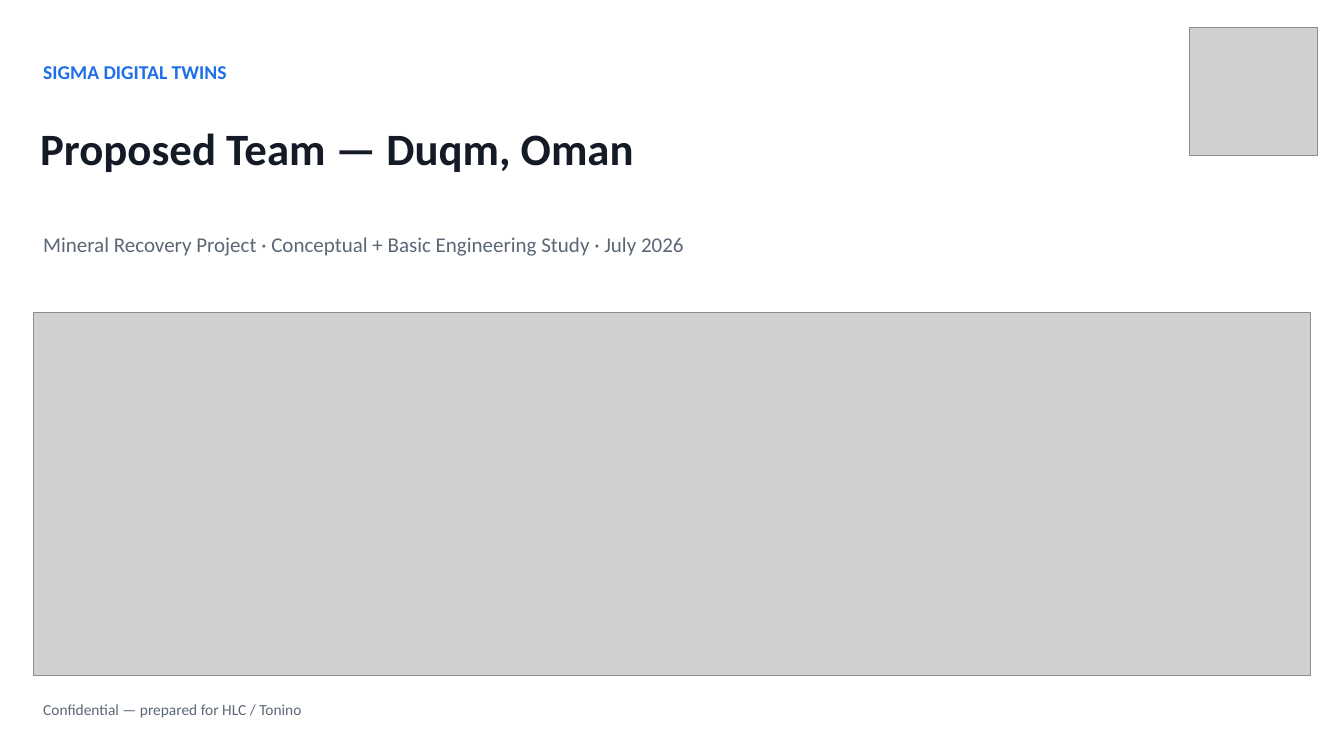
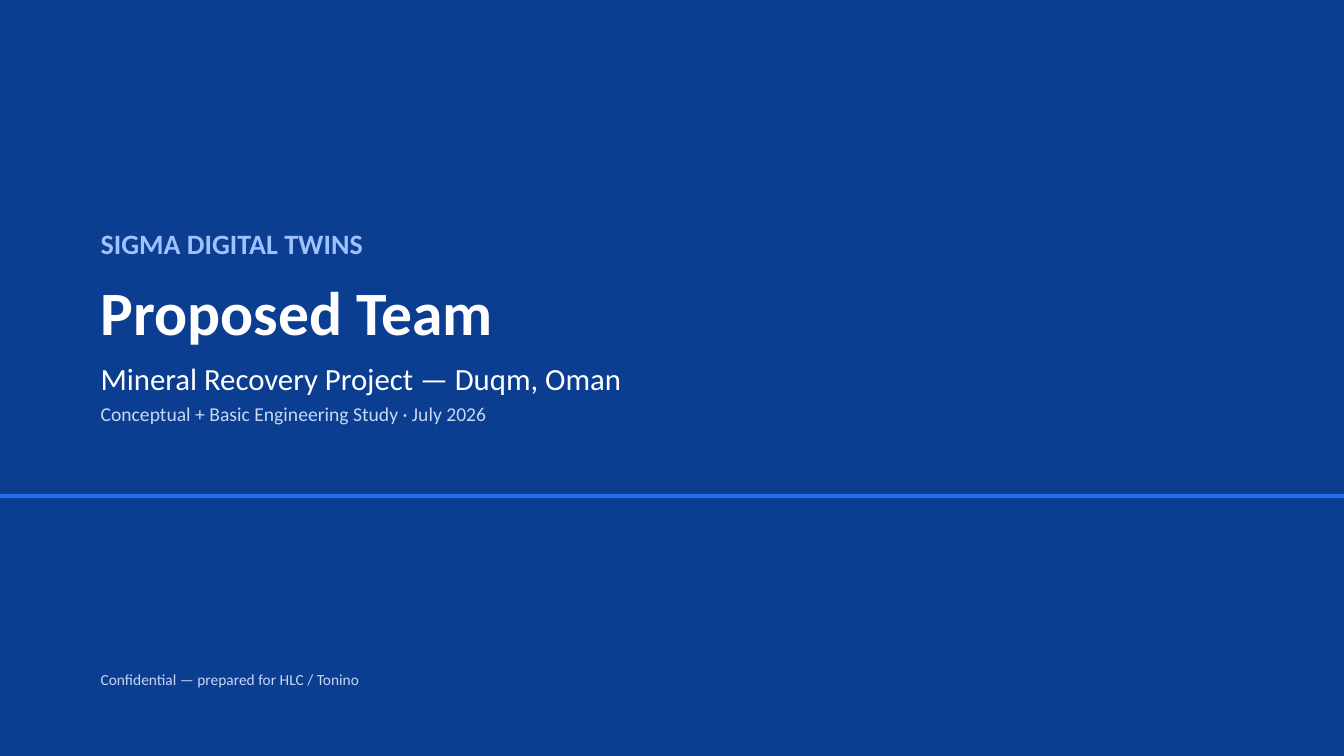
Before and after one commit to jjuri-socialmining/_DemoCustomerOps, a slide deck: slide 1 of web/og-b0d2f7a3-files/Sigma-Digital-Twins-Team-Duqm-EN.pptx. Drawn at 1344x756 pixels with LibreOffice and Linux fonts; fonts in the diff are those of the drawing; grey boxes stand for pictures. Boxes give left, top, right and bottom in pixels: in the first picture for what was removed or moved away, otherwise in the second. Text is boxed around its words. In the diff, an @@ line names an element or a change of style, - is before the commit and + after.

```diff
--- a/web/og-b0d2f7a3-files/Sigma-Digital-Twins-Team-Duqm-EN.pptx
+++ b/web/og-b0d2f7a3-files/Sigma-Digital-Twins-Team-Duqm-EN.pptx
@@ rectangle added at [0, 0, 1344, 756], fill #0B3D91 @@
@@ picture removed at [1190, 27, 1318, 155] @@
@@ text removed at [43, 66, 227, 79] @@
-SIGMA DIGITAL TWINS
@@ text removed at [43, 237, 684, 256] @@
-Mineral Recovery Project · Conceptual + Basic Engineering Study · July 2026
@@ text at [101, 235, 621, 425]: text changed; size 32 to 14 pt; text colour #141B26 to #FFFFFF; bold off @@
-Proposed Team — Duqm, Oman
+SIGMA DIGITAL TWINS
+Proposed Team
+Mineral Recovery Project — Duqm, Oman
+Conceptual + Basic Engineering Study · July 2026
@@ picture removed at [33, 313, 1311, 676] @@
@@ rectangle added at [0, 494, 1344, 498], fill #1F6FEB @@
@@ text "Confidential — prepared for HLC ...": place and size @@
-text "Confidential — prepared for HLC ..." at [43, 704, 301, 718]
+text "Confidential — prepared for HLC ..." at [101, 674, 359, 688]
@@ text "Confidential — prepared for HLC ..." at [101, 674, 359, 688]: text colour #5B6676 to #C8D8F5 @@
```
Also in this commit, not shown: 1 slide removed, 1 other file.
